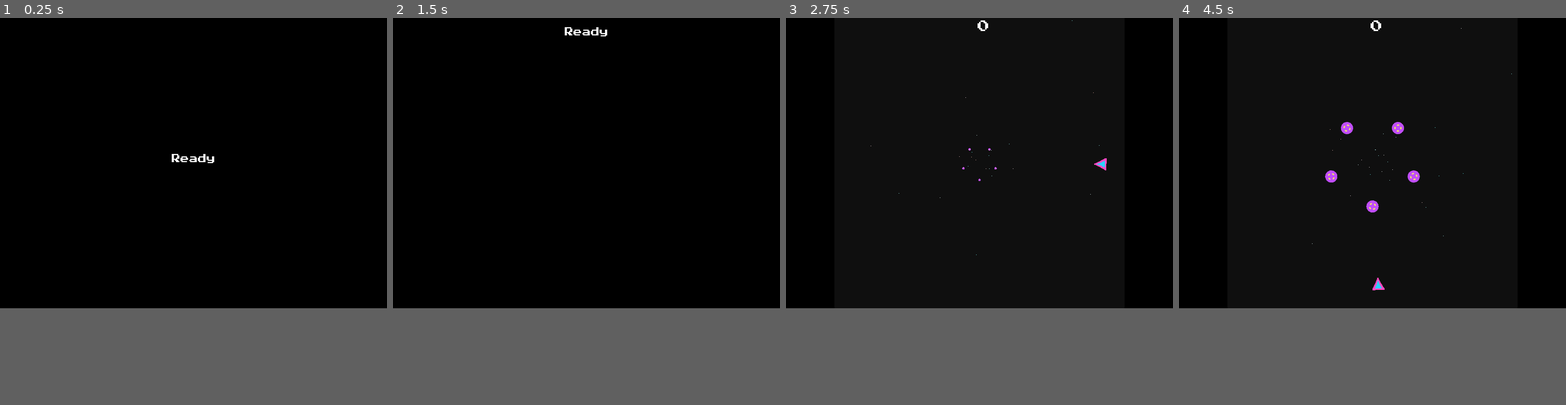
Above: before the commit, frames 1-4 (left to right).
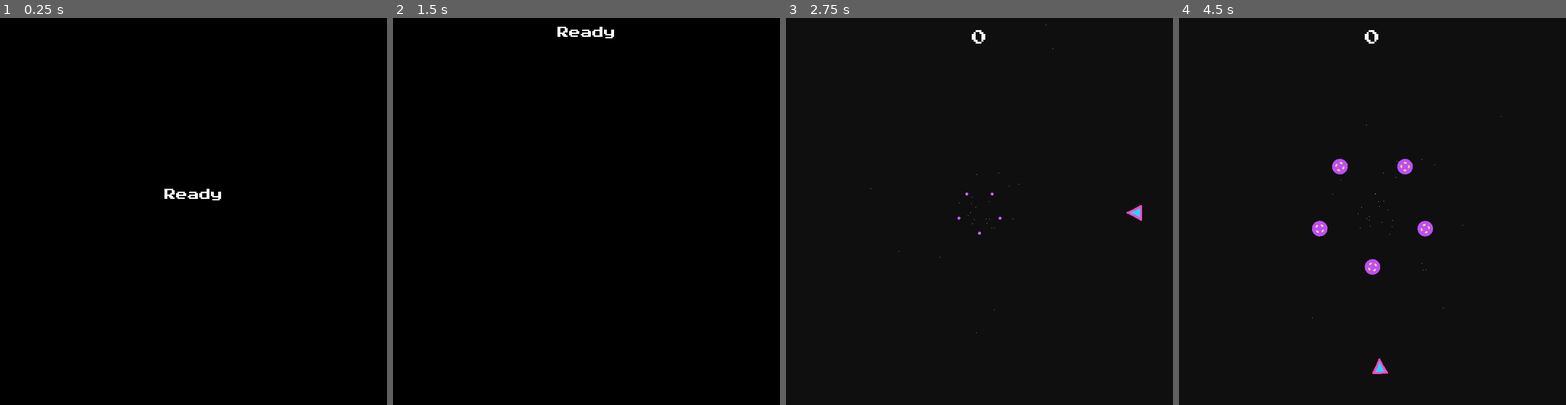
Above: after the commit, the same moments.

Repository: doctor-g/LD47
Game: Godot game, scene res://src/SplashScreen.tscn
Same seed, same stepped clock (60 frames per second), same inputs: the game is played once before the commit and once after it.
Inputs (mouse positions are in pixels of both pictures, inside the frame that each line leads up to):
- Up to frame 1 (0.25 s): no input
- Up to frame 2 (1.5 s): tap Enter at 0.5 s; move the mouse to (671, 149) at 0.52 s; tap Space (fire) at 0.6 s; click (671, 149) at 0.67 s; move the mouse to (509, 176) at 1.27 s; tap Left (move_clockwise) at 1.35 s; click (509, 176) at 1.42 s
- Up to frame 3 (2.75 s): move the mouse to (1018, 99) at 2.02 s; hold D (move_counterclockwise) from 2.03 s (still down); click (1018, 99) at 2.17 s
- Up to frame 4 (4.5 s): move the mouse to (1353, 219) at 2.77 s; release D (move_counterclockwise) at 2.78 s; tap Space (fire) at 2.85 s; click (1353, 219) at 2.92 s; move the mouse to (1488, 207) at 3.52 s; hold Left (move_clockwise) 3.53-4.28 s; click (1488, 207) at 3.67 s; move the mouse to (1256, 118) at 4.27 s; tap D (move_counterclockwise) at 4.35 s; click (1256, 118) at 4.42 s
In our replay, the window is 800x600 before the commit and 800x800 after it. These sizes can differ from the game's own. Grey fills any space a smaller window leaves; there, only what the larger window draws over its background counts as a difference.

The runs differ from the first frame. In frame 1, 0.3% of the frame differs, in the area x 42-58%, y 35-48%; in frame 2, 0.2%; in frame 3, 0.3%; in frame 4, 1.3%, in the area x 34-86%, y 0-92%.

Commit message:
Switch to square screen, no touch input
Trying to get touch input to work was too fiddly, not enough time for that.

Diff:
--- a/project/project.godot
+++ b/project/project.godot
@@ -26,7 +26,8 @@
 
 [display]
 
-window/size/height=768
+window/size/width=800
+window/size/height=800
 window/stretch/mode="2d"
 window/stretch/aspect="keep"
 
--- a/project/src/Level.tscn
+++ b/project/src/Level.tscn
@@ -38,11 +38,11 @@
 }
 
 [node name="Level" type="Node2D"]
-position = Vector2( 512, 384 )
+position = Vector2( 400, 400 )
 script = ExtResource( 1 )
 
 [node name="Background" type="Sprite" parent="."]
-scale = Vector2( 32.22, 24.2294 )
+scale = Vector2( 25.1028, 25.0366 )
 texture = ExtResource( 3 )
 
 [node name="StarParticles" type="CPUParticles2D" parent="Background"]
@@ -85,38 +85,19 @@
 margin_top = 64.0
 margin_right = 288.0
 margin_bottom = 94.0
-custom_fonts/font = SubResource( 2 )
+custom_fonts/font = SubResource( 1 )
 text = "Main Menu"
 
 [node name="GameOverFadeIn" type="AnimationPlayer" parent="."]
-anims/GameOverFadeIn = SubResource( 3 )
-
-[node name="LeftBox" type="ColorRect" parent="."]
-margin_left = -512.0
-margin_top = -384.0
-margin_right = -384.0
-margin_bottom = 384.0
-color = Color( 0, 0, 0, 1 )
-__meta__ = {
-"_edit_use_anchors_": false
-}
-
-[node name="RightBox" type="ColorRect" parent="."]
-anchor_bottom = 1.0
-margin_left = 384.0
-margin_top = -384.0
-margin_right = 512.0
-margin_bottom = 384.0
-color = Color( 0, 0, 0, 1 )
-__meta__ = {
-"_edit_use_anchors_": false
-}
+anims/GameOverFadeIn = SubResource( 2 )
 
 [node name="ScoreLabel" type="Label" parent="."]
-margin_left = -7.55099
-margin_top = -377.55
-margin_right = 32.449
-margin_bottom = -345.55
+anchor_left = 0.5
+anchor_right = 0.5
+margin_left = -20.0
+margin_top = -375.05
+margin_right = 20.0
+margin_bottom = -343.05
 custom_fonts/font = ExtResource( 5 )
 text = "0"
 align = 1
--- a/project/src/SplashScreen.tscn
+++ b/project/src/SplashScreen.tscn
@@ -36,9 +36,9 @@
 tracks/0/enabled = true
 tracks/0/keys = {
 "times": PoolRealArray( 0, 1 ),
-"transitions": PoolRealArray( 2.63902, 2.63902 ),
+"transitions": PoolRealArray( 2.63902, 1 ),
 "update": 0,
-"values": [ Vector2( 320, 362 ), Vector2( 320, -104.274 ) ]
+"values": [ Vector2( 144, 352.765 ), Vector2( 144, -111.28 ) ]
 }
 
 [node name="Control" type="Control"]
@@ -53,23 +53,24 @@
 anchor_right = 1.0
 anchor_bottom = 1.0
 color = Color( 0, 0, 0, 1 )
+__meta__ = {
+"_edit_use_anchors_": false
+}
 
 [node name="VBoxContainer" type="VBoxContainer" parent="."]
 anchor_left = 0.5
-anchor_top = 0.5
 anchor_right = 0.5
-anchor_bottom = 0.5
-margin_left = -192.0
-margin_top = -22.0
-margin_right = 192.0
-margin_bottom = 82.0002
+margin_left = -256.0
+margin_top = 352.765
+margin_right = 256.0
+margin_bottom = 456.765
 custom_constants/separation = 64
 __meta__ = {
 "_edit_use_anchors_": false
 }
 
 [node name="ReadyLabel" type="Label" parent="VBoxContainer"]
-margin_right = 384.0
+margin_right = 512.0
 margin_bottom = 24.0
 custom_fonts/font = SubResource( 1 )
 text = "Ready"
@@ -77,12 +78,11 @@
 valign = 1
 
 [node name="ClickLabel" type="Label" parent="VBoxContainer"]
-modulate = Color( 1, 1, 1, 0 )
 margin_top = 88.0
-margin_right = 384.0
+margin_right = 512.0
 margin_bottom = 104.0
 custom_fonts/font = SubResource( 2 )
-text = "Click or Tap to Continue"
+text = "Press Space to Continue"
 align = 1
 valign = 1
 __meta__ = {
Not shown: 1 places in project/src/Level.tscn that only renumber resources
